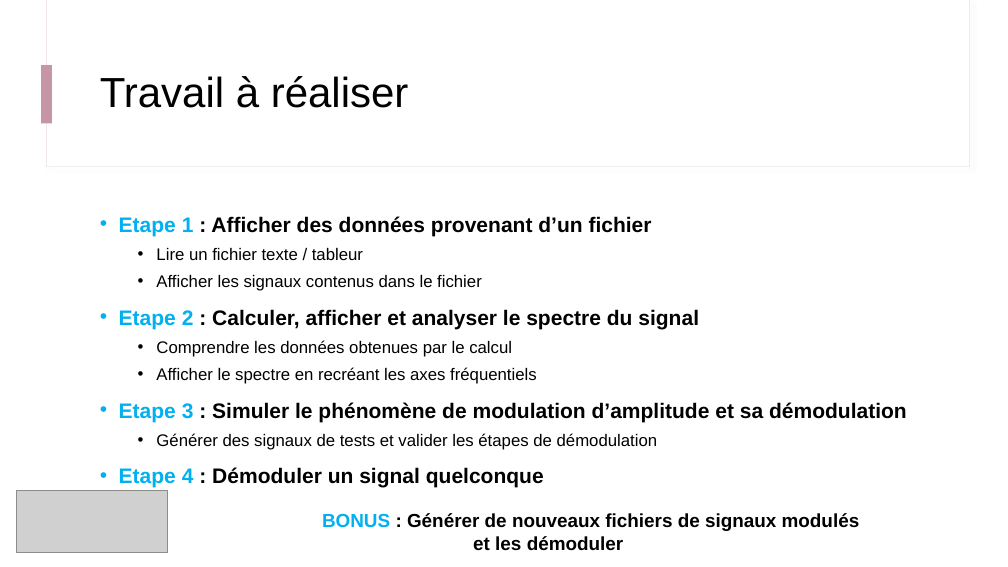
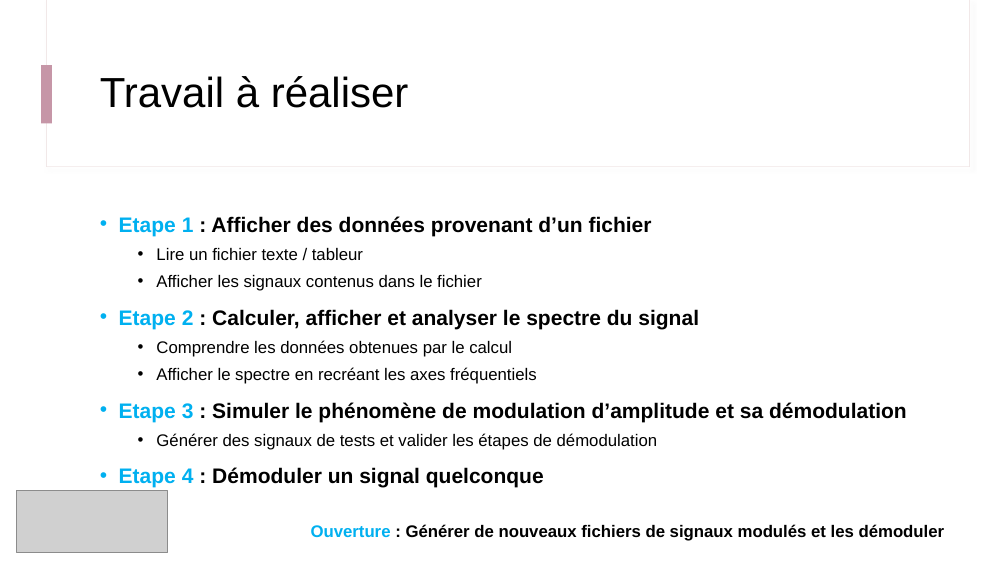
Before and after one commit to IOGS-Digital-Methods/semester-5, a slide deck: slide 7 of ONIP/02_AM_traitement_1D/B3_0_Deroulement.pptx. Drawn at 1008x567 pixels with LibreOffice and Linux fonts; fonts in the diff are those of the drawing; grey boxes stand for pictures. Boxes give left, top, right and bottom in pixels: in the first picture for what was removed or moved away, otherwise in the second. Text is boxed around its words. In the diff, an @@ line names an element or a change of style, - is before the commit and + after.

```diff
--- a/ONIP/02_AM_traitement_1D/B3_0_Deroulement.pptx
+++ b/ONIP/02_AM_traitement_1D/B3_0_Deroulement.pptx
@@ text at (311, 524, 945, 541): text changed; size 18 to 16 pt @@
-BONUS : Générer de nouveaux fichiers de signaux modulés
-et les démoduler
+Ouverture : Générer de nouveaux fichiers de signaux modulés et les démoduler
```
